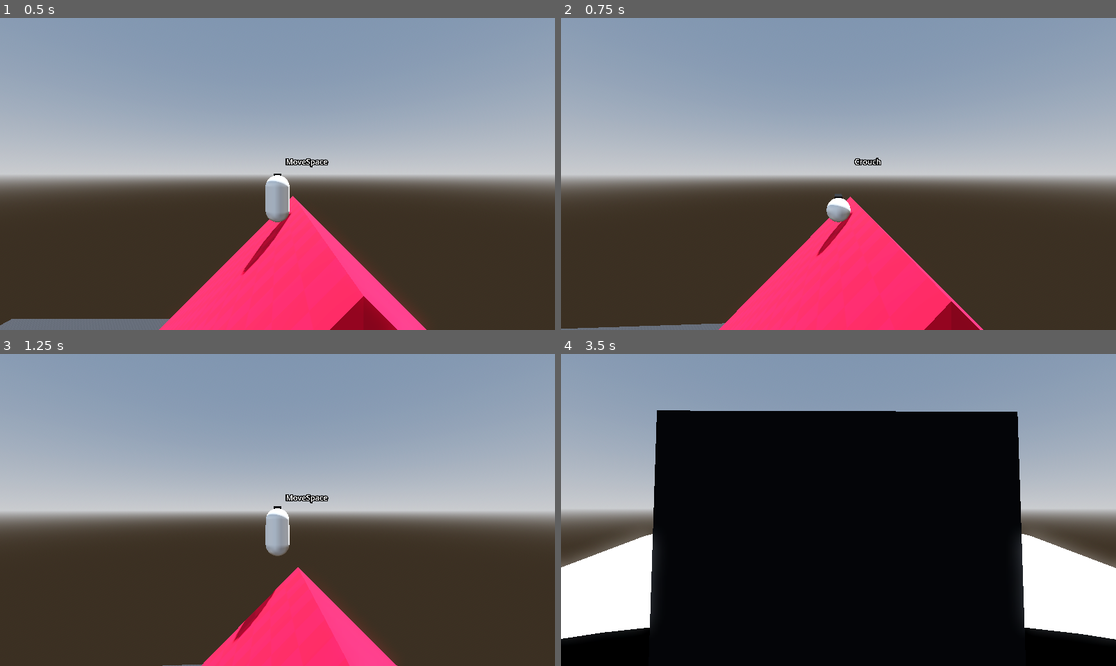
Above: before the commit, frames 1-4 (two rows, left to right).
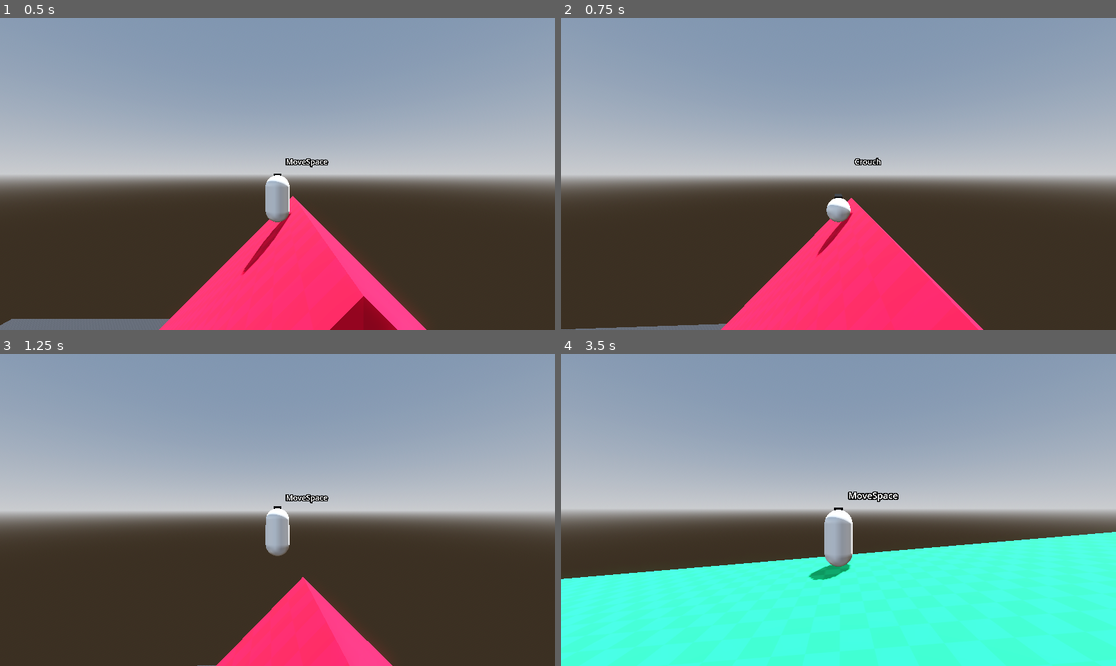
Above: after the commit, the same moments.

Repository: Gjosti/dev-sandbox
Game: Godot game, scene res://Levels/sandbox_level.tscn
Two runs of this game, one before a commit and one after it. Both use one fixed random seed, a clock stepped at 60 frames per second and the inputs below.
Inputs (mouse positions are in pixels of both pictures, inside the frame that each line leads up to):
- Up to frame 1 (0.5 s): no input
- Up to frame 2 (0.75 s): move the mouse to (866, 174) at 0.52 s; hold W (move_forward) from 0.53 s (still down); hold Ctrl (crouch) from 0.53 s (still down); click (866, 174) at 0.67 s
- Up to frame 3 (1.25 s): keep holding W (move_forward); keep holding Ctrl (crouch); tap Space (jump) at 0.77 s; tap Shift (dash) at 0.8 s
- Up to frame 4 (3.5 s): keep holding W (move_forward); move the mouse to (810, 510) at 1.27 s; release Ctrl (crouch) at 1.28 s; tap Shift (dash) at 1.35, 2.3 s; tap Space (jump) at 1.52, 3.02 s; tap Ctrl (crouch) at 1.55, 2.85 s; move the mouse to (849, 503) at 2.02 s; press the mouse at (849, 503) at 2.03 s; move the mouse to (832, 516) at 2.77 s; release the mouse at (832, 516) at 2.78 s; click (832, 516) at 2.92 s

Frame 1 is identical in both runs. In frame 2, 0.7% of the frame differs, in the area x 0-76%, y 57-100%; in frame 3, 1.1%; in frame 4, 67%, in the area x 0-100%, y 18-100%.

Commit message:
dash refactor

Diff:
--- a/Player/dash.gd
+++ b/Player/dash.gd
@@ -2,38 +2,53 @@
 
 @export var player: Player
 @export var dash_cooldown: float = 0.5
-@export var dash_duration: float = 0.3
+@export var extra_dashes: int = 1
+@export var dash_duration: float = 0.5
 @export var dash_speed_modifier: float = 2.0
-@export var time_remaining: float = 0.0
 @onready var timer: Timer = $Timer
 
 var direction: Vector3 = Vector3.ZERO
-var previous_velocity: Vector3 = Vector3.ZERO
 var dash_velocity: Vector3
-
-func _physics_process(delta: float) -> void:
-	dash_velocity = direction * player.speed * dash_speed_modifier
-	player.velocity.x = dash_velocity.x
-	player.velocity.z = dash_velocity.z
-
-	# Face dash direction while dashing
-	if time_remaining > 0 and direction.length() > 0.01:
-		var target_yaw = atan2(-direction.x, -direction.z)
-		player.rig_pivot.rotation.y = target_yaw
-
-	time_remaining -= delta
-	if time_remaining <= 0 and player.is_on_floor():
-		direction = Vector3.ZERO
+var available_dashes: int = extra_dashes
+var is_dashing: bool = false
 
 func _unhandled_input(event: InputEvent) -> void:
-	if event.is_action_pressed("dash") and timer.is_stopped():
-		if player.rig.is_sliding() or player.rig.is_crouching():
-			return
+	if event.is_action_pressed("dash"):
+		dash()
+
+func _physics_process(_delta: float) -> void:
+	check_and_refresh_dashes()
+
+func dash() -> void:
+	if available_dashes > 0 and timer.is_stopped():
+		available_dashes -= 1
+		is_dashing = true
+
+		# Determine dash direction
 		if player.direction.length() > 0.1:
 			direction = player.direction.normalized()
 		else:
-			direction = - player.rig_pivot.global_transform.basis.z.normalized()
+			direction = -player.rig_pivot.global_transform.basis.z.normalized()
+
+		dash_velocity = direction * player.speed * dash_speed_modifier
+
+		# Face dash direction
+		if direction.length() > 0.01:
+			var target_yaw = atan2(-direction.x, -direction.z)
+			player.rig_pivot.rotation.y = target_yaw
 
 		player.rig.travel("Dash")
 		timer.start(dash_cooldown)
-		time_remaining = dash_duration
+
+		# Maintain dash velocity for dash_duration
+		var dash_timer := get_tree().create_timer(dash_duration)
+		while not dash_timer.time_left == 0:
+			player.velocity.x = dash_velocity.x
+			player.velocity.z = dash_velocity.z
+			await get_tree().process_frame
+
+		is_dashing = false
+
+func check_and_refresh_dashes() -> void:
+	if player.is_on_floor() and timer.is_stopped():
+		available_dashes = extra_dashes
